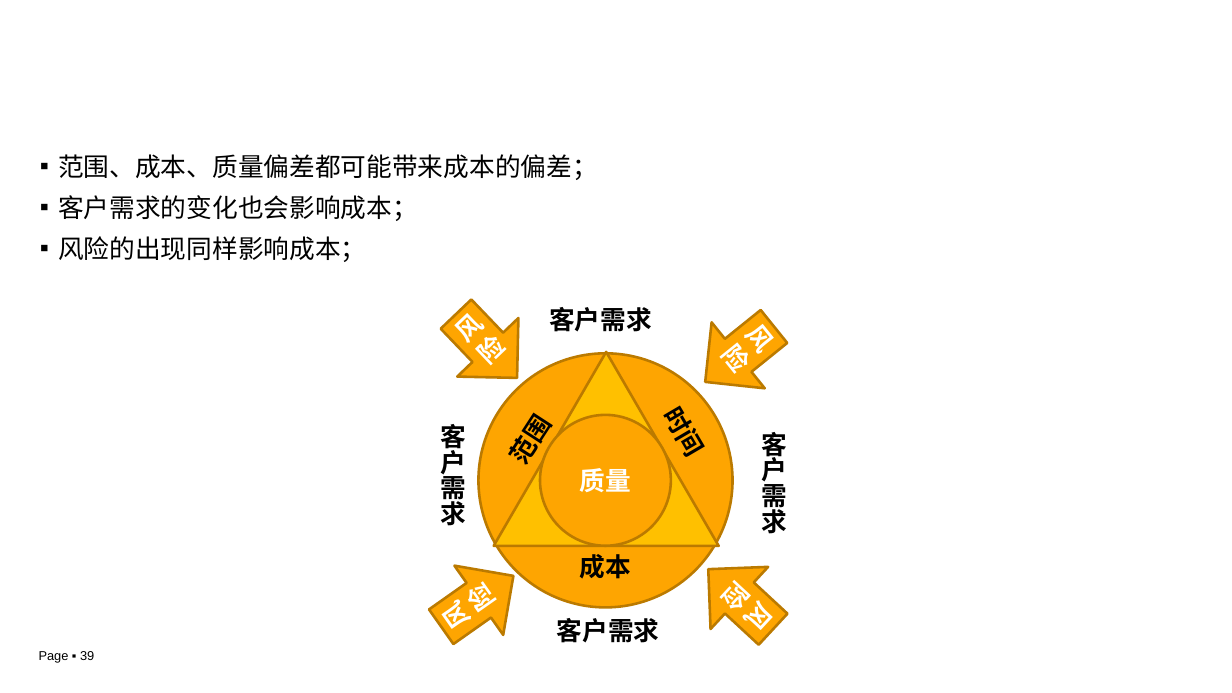
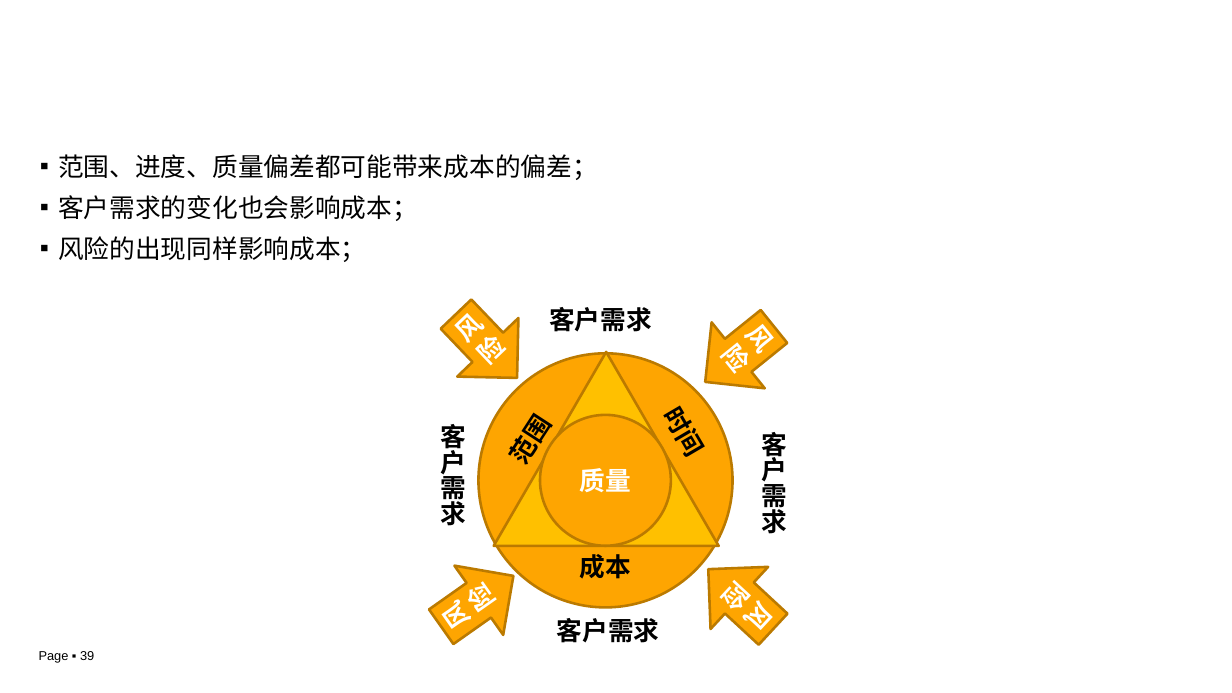
Before and after one commit to edu2act/course-IT-Project-Management, a slide deck: slide 39 of materials/slides/ch04.pptx. Drawn at 1232x693 pixels with LibreOffice and Linux fonts; fonts in the diff are those of the drawing; background and template pictures are left out. Boxes give left, top, right and bottom in pixels: in the first picture for what was removed or moved away, otherwise in the second. Text is boxed around its words. In the diff, an @@ line names an element or a change of style, - is before the commit and + after.

```diff
--- a/materials/slides/ch04.pptx
+++ b/materials/slides/ch04.pptx
@@ text at (58, 154, 598, 180): text changed @@
-▪ 范围、成本、质量偏差都可能带来成本的偏差；
+▪ 范围、进度、质量偏差都可能带来成本的偏差；
```
Also in this commit, not shown: 7 other slides changed.
